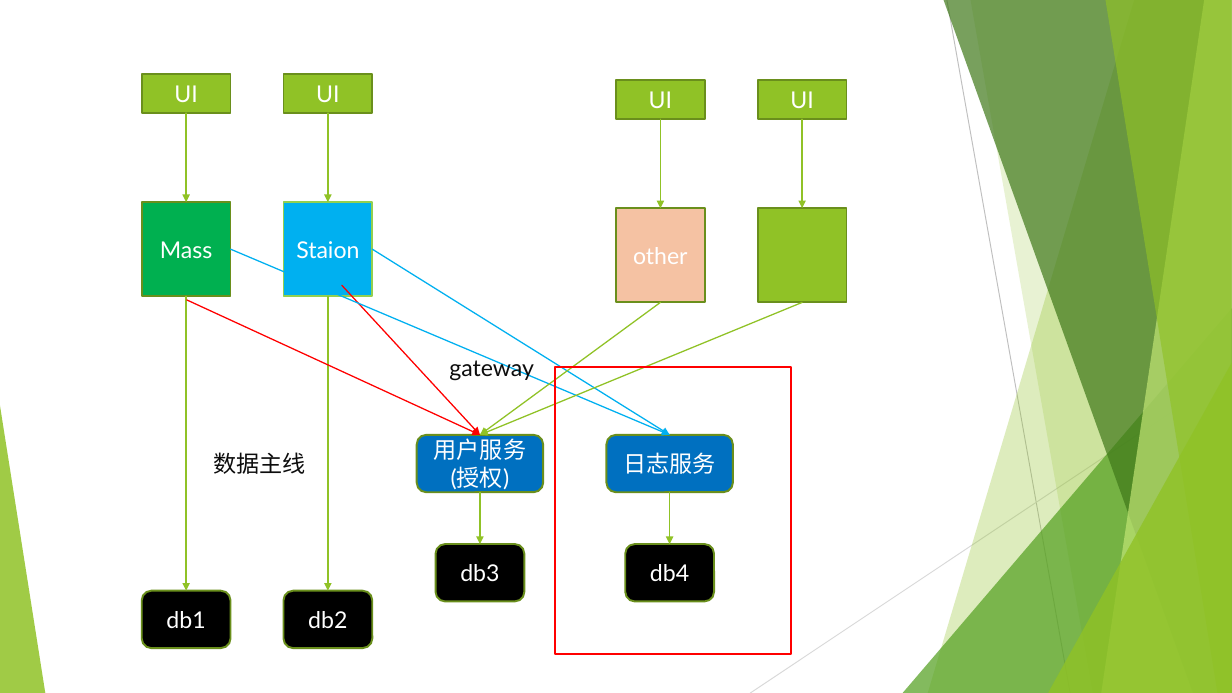
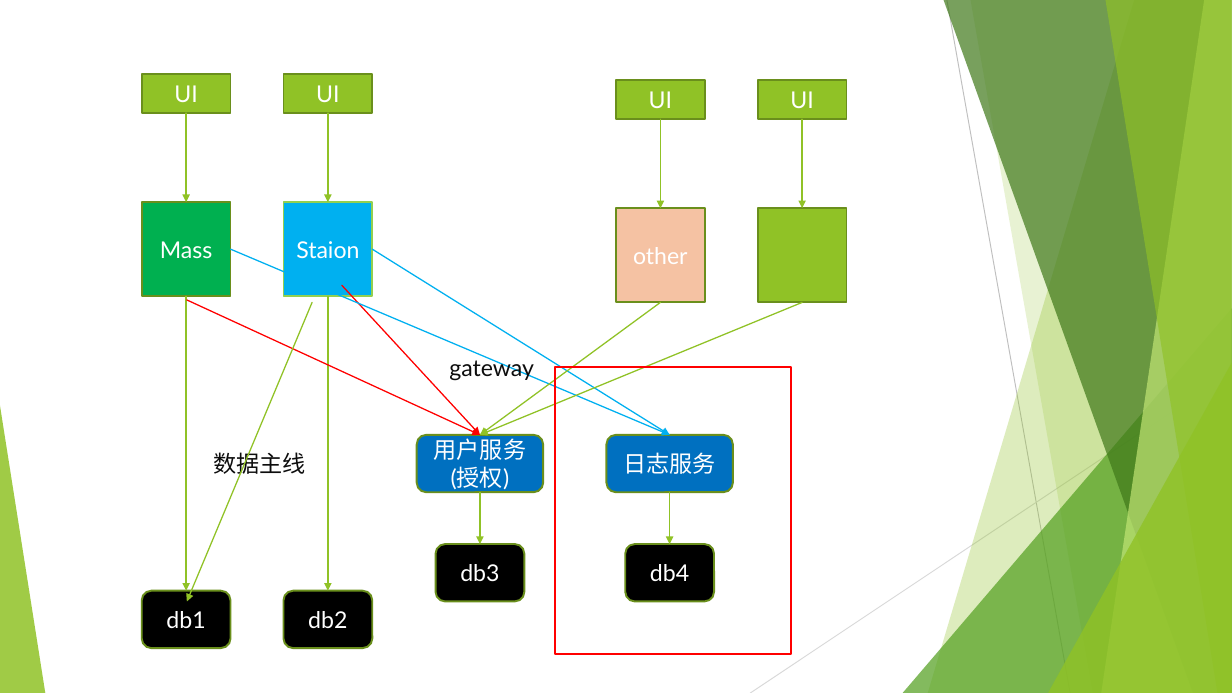
Before and after one commit to sun198986/Station, a slide deck: slide 2 of 后端设计.pptx. Drawn at 1232x693 pixels with LibreOffice and Linux fonts; fonts in the diff are those of the drawing. Boxes give left, top, right and bottom in pixels: in the first picture for what was removed or moved away, otherwise in the second. Text is boxed around its words. In the diff, an @@ line names an element or a change of style, - is before the commit and + after.

```diff
--- a/后端设计.pptx
+++ b/后端设计.pptx
@@ arrow added from (312, 302) to (187, 602), #90C226 1 pt @@
```
Also in this commit, not shown: 3 other slides changed.
